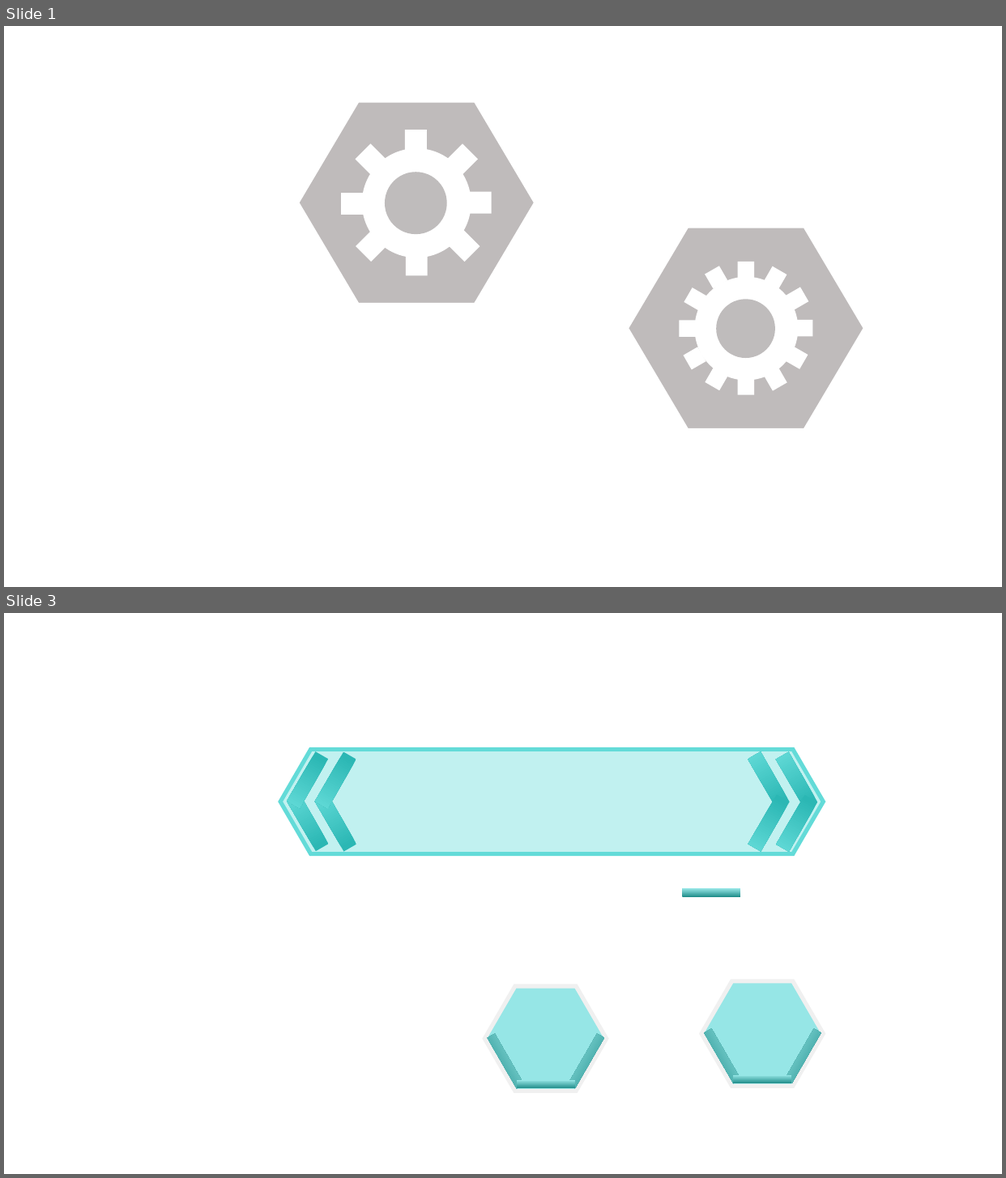
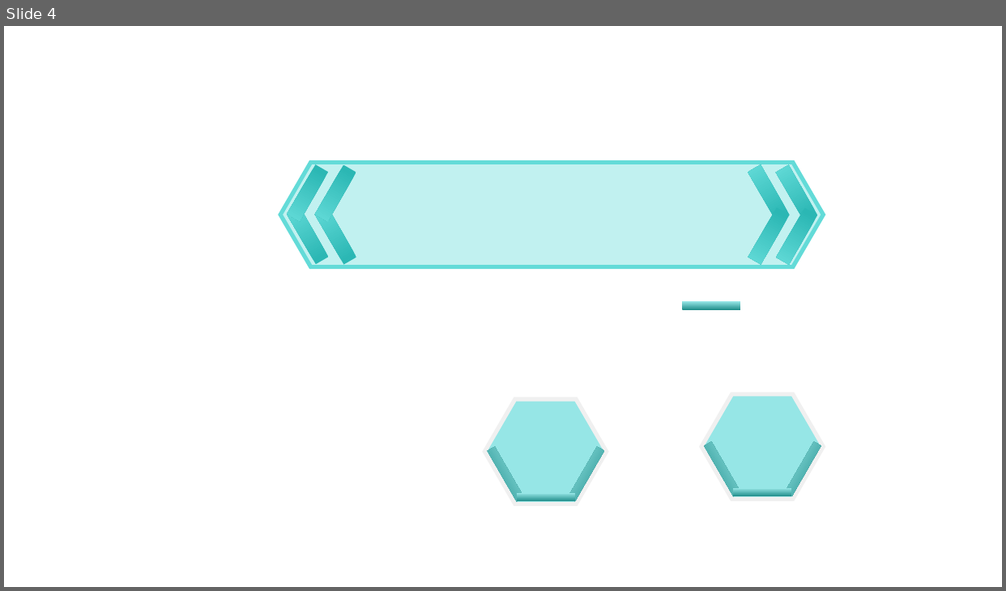
Before and after one commit to SNUGDC/Hextris, a slide deck: Hextris 아트 리소스.pptx. Shown one above the other, each under a label of ours: slides 1 and 3 before the commit, slide 4 after it; the slides between them are not shown. The pictures are 1006x1178 and 1006x591 pixels, drawn with LibreOffice and Linux fonts; fonts in the diff are those of the drawing. Boxes give left, top, right and bottom in pixels: in the first picture for what was removed or moved away, otherwise in the second. Text is boxed around its words. In the diff, an @@ line names an element or a change of style, - is before the commit and + after.

```diff
--- a/Hextris 아트 리소스.pptx
+++ b/Hextris 아트 리소스.pptx
@@ slide 1 removed at <box>4,26,1002,587</box>, background #FFFFFF @@
@@ group removed at <box>297,101,535,305</box>: 8 rectangles, 2 ellipses, 1 hexagon @@
@@ hexagon removed at <box>627,227,865,430</box> @@
@@ rectangle removed at <box>705,267,727,288</box> @@
@@ rectangle removed at <box>738,262,754,278</box> @@
@@ rectangle removed at <box>765,267,787,288</box> @@
@@ rectangle removed at <box>684,288,707,310</box> @@
@@ ellipse removed at <box>695,277,799,380</box> @@
@@ rectangle removed at <box>786,288,809,310</box> @@
@@ ellipse removed at <box>717,299,776,358</box> @@
@@ rectangle removed at <box>680,320,696,337</box> @@
@@ rectangle removed at <box>796,320,812,337</box> @@
@@ rectangle removed at <box>684,347,706,369</box> @@
@@ rectangle removed at <box>786,347,808,369</box> @@
@@ rectangle removed at <box>705,368,728,390</box> @@
@@ rectangle removed at <box>738,378,754,395</box> @@
@@ rectangle removed at <box>765,368,787,390</box> @@
@@ what was slide 3 is now slide 4 @@
```
Also in this commit, not shown: 1 slide changed, 2 slides added, 7 other files.
